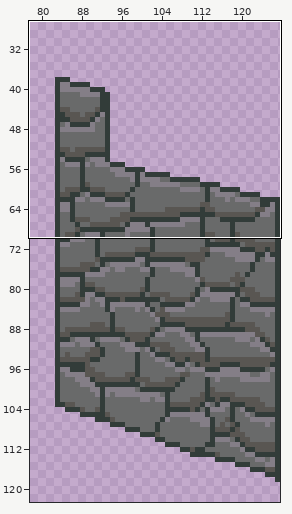
Two states of a sprite sheet, assets/gate_fg.png. Above, an overview of the earlier version with the close-up marked.
Close-up. Earlier state:
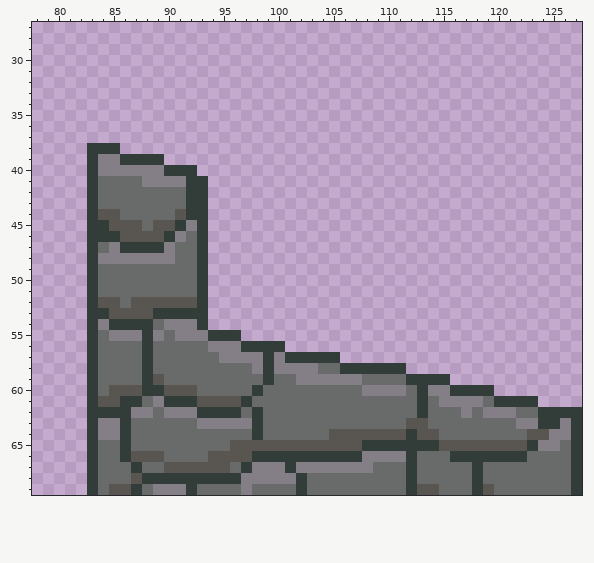
The file is 128x128 pixels. Shown: x 78..127, y 27..69. The wide view leaves out empty margins.
Now the later version:
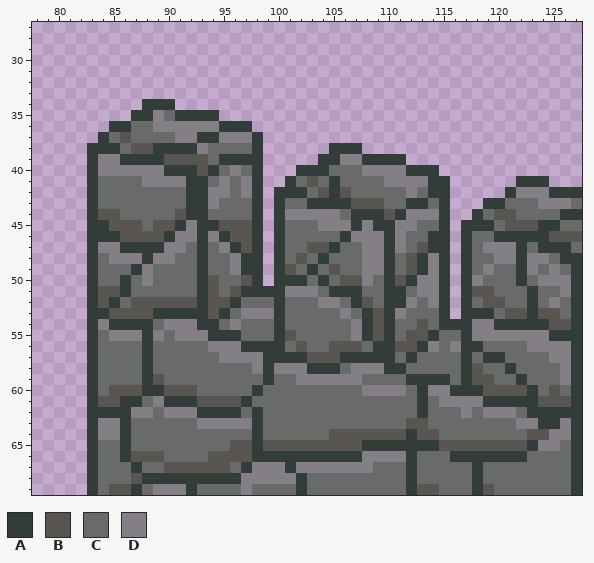
Palette (. is transparent): A #323c39  B #595652  C #696a6a  D #847e87
Changes in this commit:
Changed rows in their new state; - is an unchanged pixel.
first column x 84:
34 ----AAA-------------------------------------
35 ---AADCAAAA---------------------------------
36 -AACCDDDDDDAAA------------------------------
37 ACBCCCCDDAADDDA-----------------------------
38 --CBBAAAADCCCCA------AAA--------------------
39 ------BBBBCAAAA-----AADDAAAA----------------
40 ---------BACDCA---AAACCCDDDDAAA-------------
41 ----------CDCDA--ACBCACCCCDDDDAA------AAA---
42 ----------DDCDA-AAACBABCCCCCDCAA-----ADDDAAA
43 ----------DCCCA-ACCAAAABBBCCAACA---AACCCDDDC
44 ----------CCCCA-ADDDDDCAAABADDDA--ACBBCCCCAA
45 ----------ABBBA-ACCCDDDADAADDCCA-AAACBBBAACC
46 --------D-DABBA-ACCCCCADDDADCCAA-ACCAAAAABBB
47 D------D--CDABA-ACCBBACCDDADCBAA-ACDDDACAAAC
48 C---A-----CCDAA-ACBCACCCDDACBADA-ACCDDADDCAA
49 ---AD-----CCDAA-ABCACBCCDDACBADA-ACDCCADCDCA
50 --A-D-----BCCBA-AAACACBBDCABADDA-ADCCCACDDDA
51 BBA-------BCBAAAADDDCAAACCAACDDA-ABBCCCACCDA
52 -A--------BBACCCACCCDDCABCAADCDA-ACBBCCACDCA
53 ----------BACDDDACCCCCDCABADCCCA-AAACBBABBCA
54 ----------ACDCCCACCCCCCDABACCBCAAADDAAAAABBA
55 -------------CCCABCCCCCDABACBBACCADDDDDDDAAA
56 -----------------CBCCBBBCAABBADCDAACCCCDDDDA
57 ----------------A--BBBAAAAACACCCCACAACCCCDDA
58 -------------------AAACDDD--CCCCCABCCACCCCDA
59 --------------------------------CABBCCACCCDA
60 -----------------------------------BBBBACBCA
61 -----------------------------------A----BBBA
62 ---------------------------------------A----
65 --------------A-----------------------------
Where, in picture pixels (left, top, right, bottom), the same in both close-ups:
changed: (98, 99, 582, 418)
changed: (252, 440, 263, 451)
